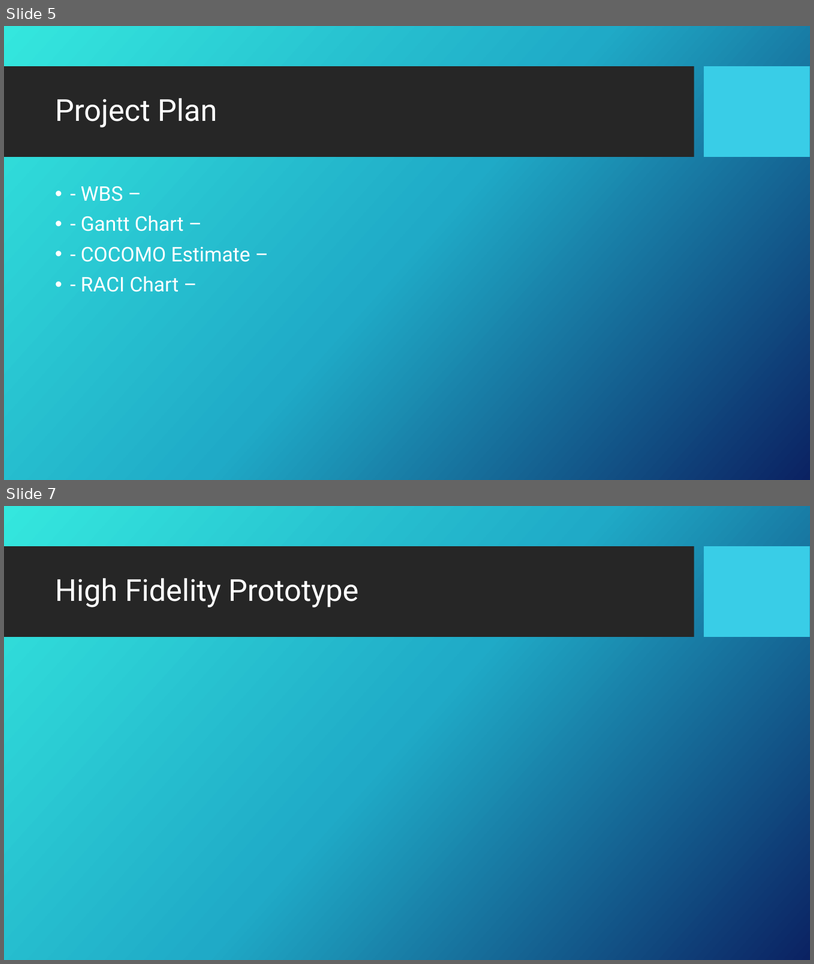
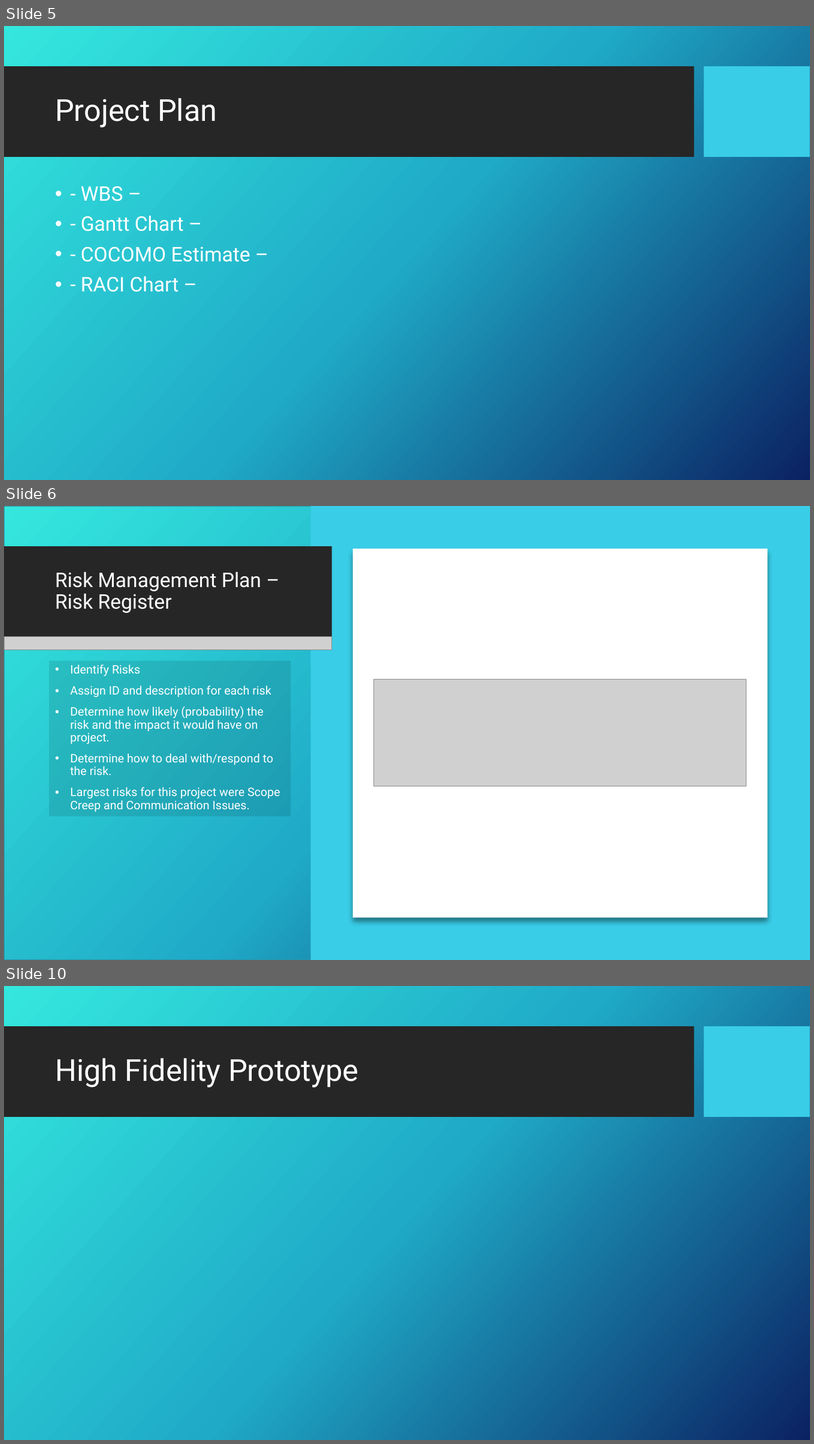
Before and after one commit to c3026923/south-yorkshire-bus-journey-planner, a slide deck: SY Bus Journey Planner Presentation.pptx. Shown one above the other, each under a label of ours: slides 5 and 7 before the commit, slides 5, 6 and 10 after it; the slides between them are not shown. The pictures are 814x964 and 814x1444 pixels, drawn with LibreOffice and Linux fonts; fonts in the diff are those of the drawing; grey boxes stand for pictures; background and template pictures are left out. Boxes give left, top, right and bottom in pixels: in the first picture for what was removed or moved away, otherwise in the second. Text is boxed around its words. In the diff, an @@ line names an element or a change of style, - is before the commit and + after.

Commit message:
Risk Section Added

```diff
--- a/SY Bus Journey Planner Presentation.pptx
+++ b/SY Bus Journey Planner Presentation.pptx
@@ slide 6 added at (4, 506, 810, 960), background picture (left out); not listed: 2 template elements that a slide beside it also shows @@
@@ rectangle added at (4, 506, 810, 960), fill gradient #36E6DD to #21ABC8 to #0C2263, outline #2A98AB 1 pt @@
@@ rectangle added at (311, 506, 810, 960), fill #39CDE7 @@
@@ rectangle added at (4, 547, 332, 637), fill #262626 @@
@@ rectangle added at (353, 549, 768, 918), fill #FFFFFF @@
@@ title added at (55, 571, 261, 613), 24 pt, text #FFFFFF @@
+Risk Management Plan – Risk Register
@@ picture added at (4, 636, 332, 649) @@
@@ text added at (49, 661, 291, 816), fill #000000 at 10% opacity, 14 pt, text #FFFFFF @@
+• Identify Risks
+• Assign ID and description for each risk
+• Determine how likely (probability) the risk and the impact it would have on project.
+• Determine how to deal with/respond to the risk.
+• Largest risks for this project were Scope Creep and Communication Issues.
@@ picture added at (374, 679, 747, 786) @@
@@ what was slide 7 is now slide 10 @@
```
Also in this commit, not shown: 1 slide changed, 2 other slides added.
